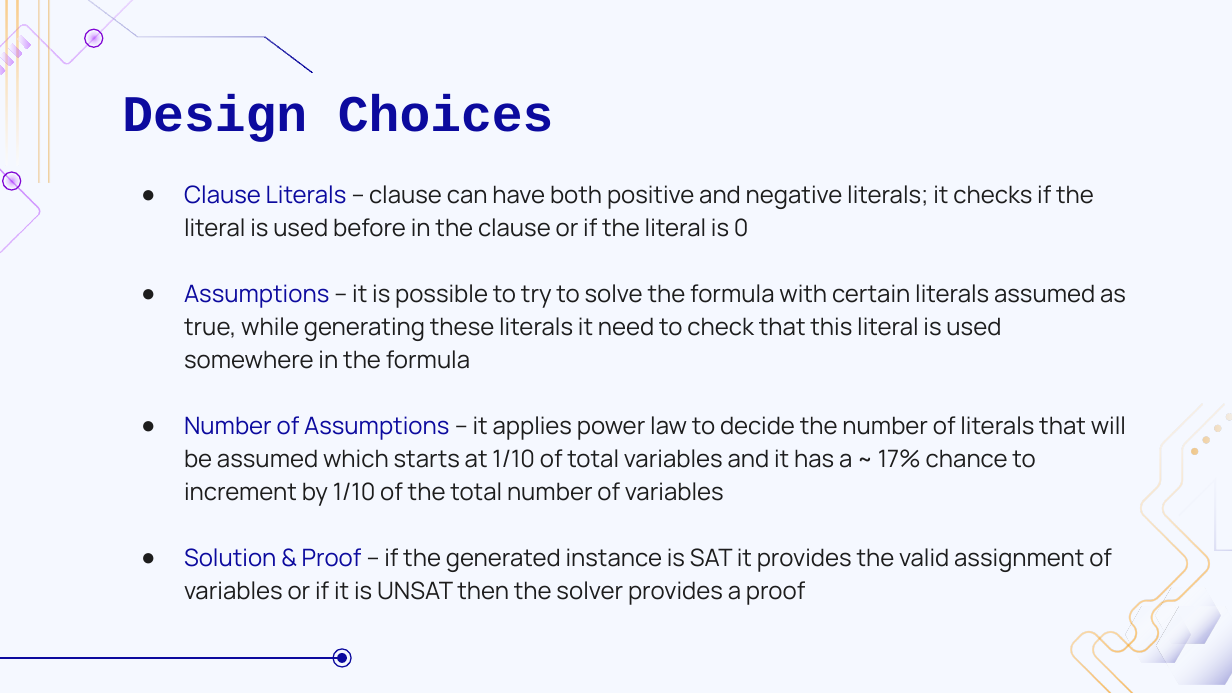
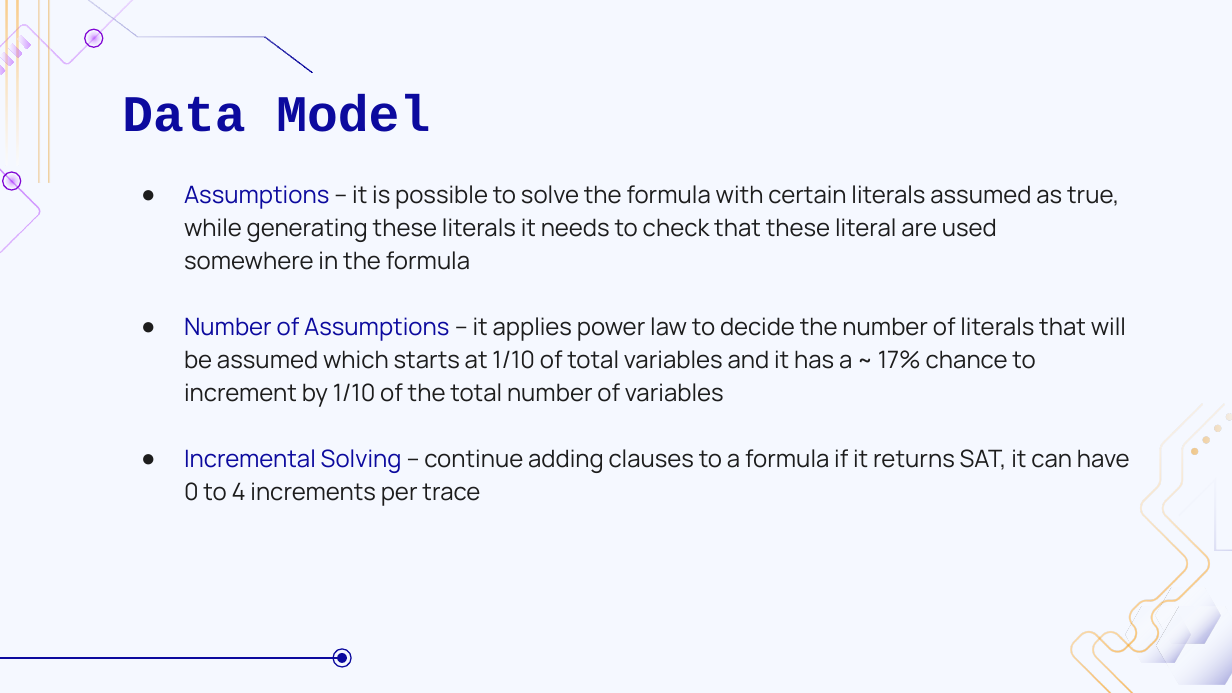
Before and after one commit to Irisi99/SAT4J-API-Fuzzing, a slide deck: slide 14 of Slides.pptx (slide 10 before the commit). Drawn at 1232x693 pixels with LibreOffice and Linux fonts; fonts in the diff are those of the drawing; background and template pictures are left out. Boxes give left, top, right and bottom in pixels: in the first picture for what was removed or moved away, otherwise in the second. Text is boxed around its words. In the diff, an @@ line names an element or a change of style, - is before the commit and + after.

```diff
--- a/Slides.pptx
+++ b/Slides.pptx
@@ title at [122, 94, 430, 132]: text changed @@
-Design Choices
+Data Model
@@ subtitle at [184, 185, 1119, 270]: text changed @@
-● Clause Literals – clause can have both positive and negative literals; it checks if the literal is used before in the clause or if the literal is 0
-● Assumptions – it is possible to try to solve the formula with certain literals assumed as true, while generating these literals it need to check that this literal is used somewhere in the formula
+● Assumptions – it is possible to solve the formula with certain literals assumed as true, while generating these literals it needs to check that these literal are used somewhere in the formula
@@ subtitle at [184, 449, 1130, 506]: text changed @@
-● Solution & Proof – if the generated instance is SAT it provides the valid assignment of variables or if it is UNSAT then the solver provides a proof
+● Incremental Solving – continue adding clauses to a formula if it returns SAT, it can have 0 to 4 increments per trace
```
Also in this commit, not shown: 15 other slides changed, 14 slides added, 5 slides removed.
